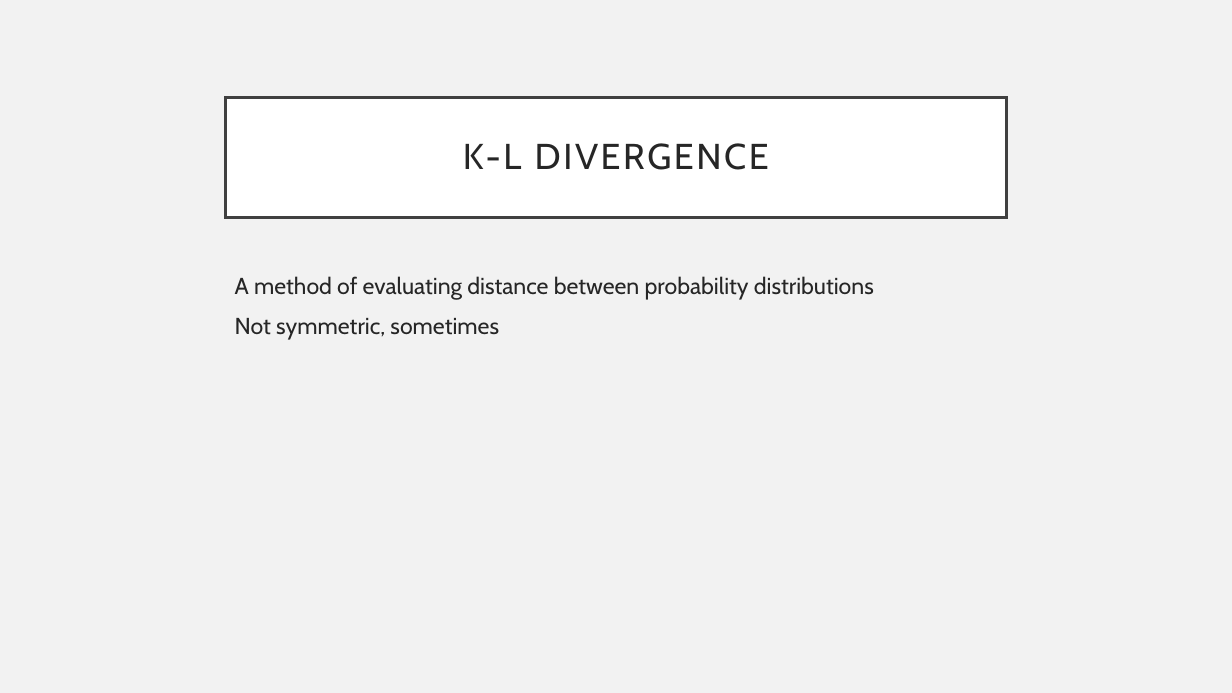
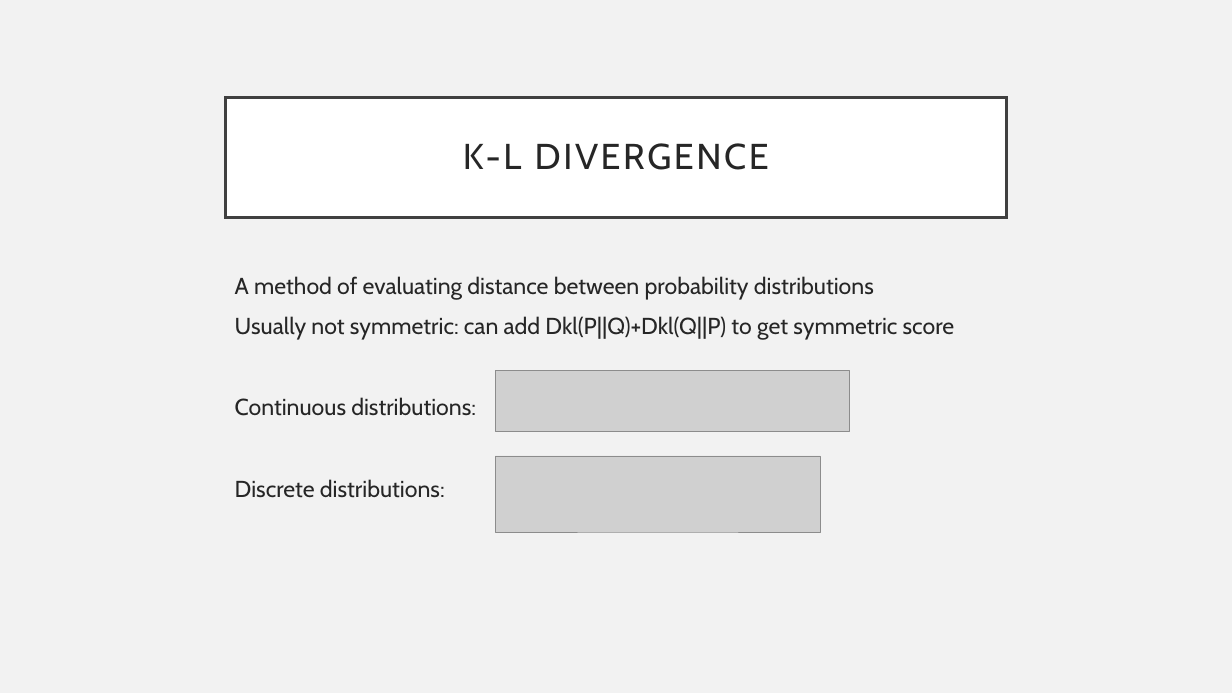
Before and after one commit to asyncViridian/jcmf, a slide deck: slide 14 of notes/presentation.pptx. Drawn at 1232x693 pixels with LibreOffice and Linux fonts; fonts in the diff are those of the drawing; grey boxes stand for pictures. Boxes give left, top, right and bottom in pixels: in the first picture for what was removed or moved away, otherwise in the second. Text is boxed around its words. In the diff, an @@ line names an element or a change of style, - is before the commit and + after.

```diff
--- a/notes/presentation.pptx
+++ b/notes/presentation.pptx
@@ text at bbox=[235, 316, 955, 498]: text changed @@
-Not symmetric, sometimes
+Usually not symmetric: can add Dkl(P||Q)+Dkl(Q||P) to get symmetric score
+Continuous distributions:
+Discrete distributions:
@@ picture added at bbox=[495, 371, 849, 432] @@
@@ picture added at bbox=[495, 457, 821, 532] @@
```
Also in this commit, not shown: 3 other slides changed, 1 other file.
